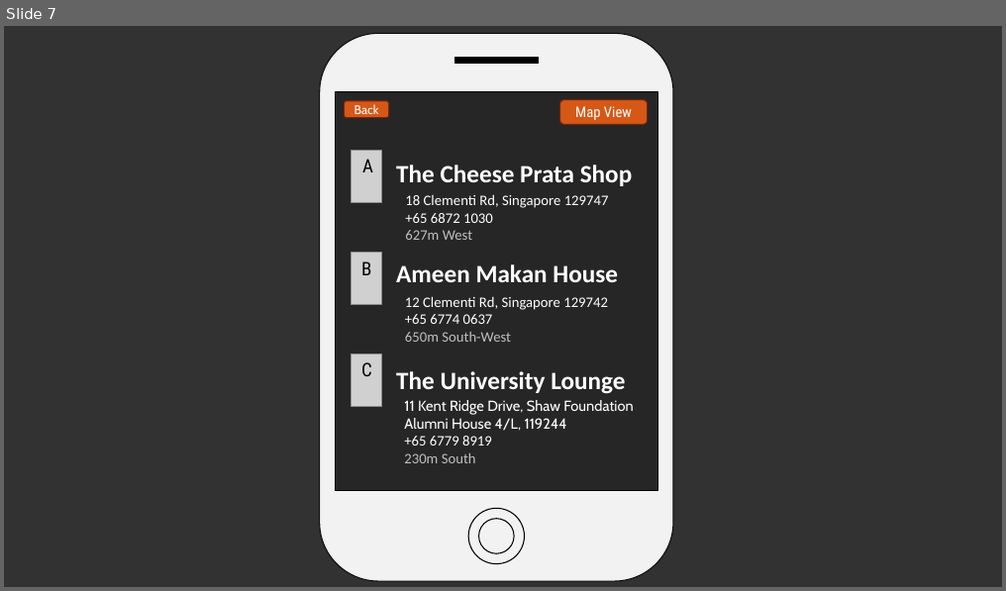
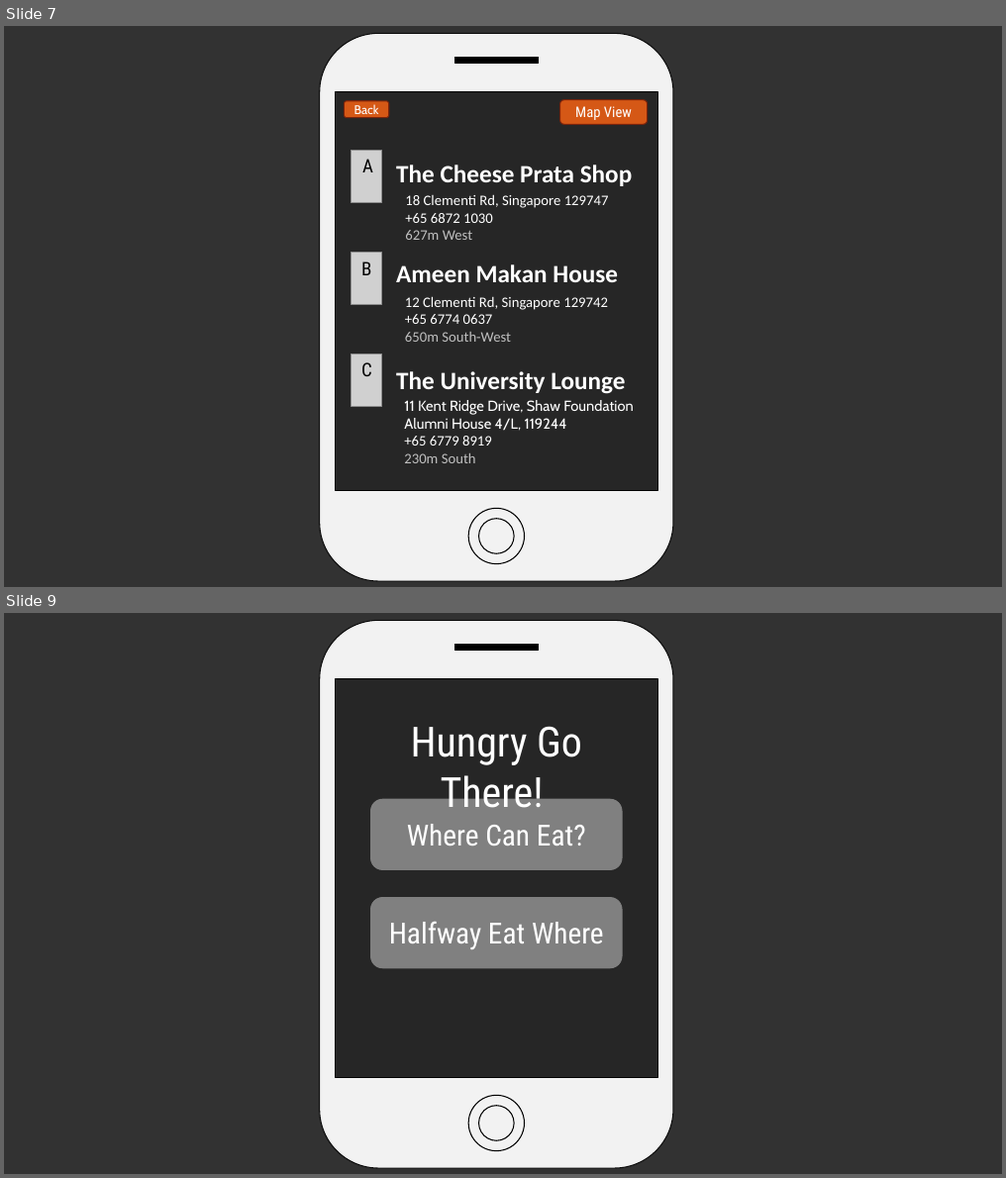
Before and after one commit to blackhydrogen/hungrygothere, a slide deck: Hungry Go THERE.pptx. Shown one above the other, each under a label of ours: slide 7 before the commit, slides 7 and 9 after it; the slides between them are not shown. The pictures are 1006x591 and 1006x1178 pixels, drawn with LibreOffice and Linux fonts; fonts in the diff are those of the drawing; grey boxes stand for pictures. Boxes give left, top, right and bottom in pixels: in the first picture for what was removed or moved away, otherwise in the second. Text is boxed around its words. In the diff, an @@ line names an element or a change of style, - is before the commit and + after.

```diff
--- a/Hungry Go THERE.pptx
+++ b/Hungry Go THERE.pptx
@@ slide 9 added at (4, 613, 1002, 1174), background #323232 @@
@@ rounded rectangle added at (320, 621, 674, 1168), fill #F2F2F2, outline #0D0D0D 1 pt @@
@@ rectangle added at (454, 644, 539, 650), fill #000000, outline #000000 1 pt @@
@@ rectangle added at (335, 679, 657, 1078), fill #262626, outline #000000 1 pt @@
@@ text added at (411, 726, 582, 808), 40 pt, text #FFFFFF @@
+Hungry Go There!
@@ rounded rectangle added at (371, 799, 622, 869), fill #808080, outline #808080 1 pt, 28 pt, text #FFFFFF @@
+Where Can Eat?
@@ rounded rectangle added at (371, 897, 622, 967), fill #808080, outline #808080 1 pt, 28 pt, text #FFFFFF @@
+Halfway Eat Where
@@ ellipse added at (469, 1096, 525, 1152), fill #F2F2F2, outline #000000 1 pt @@
@@ ellipse added at (478, 1106, 514, 1141), fill #F2F2F2, outline #000000 1 pt @@
```
Also in this commit, not shown: 5 other slides added.
